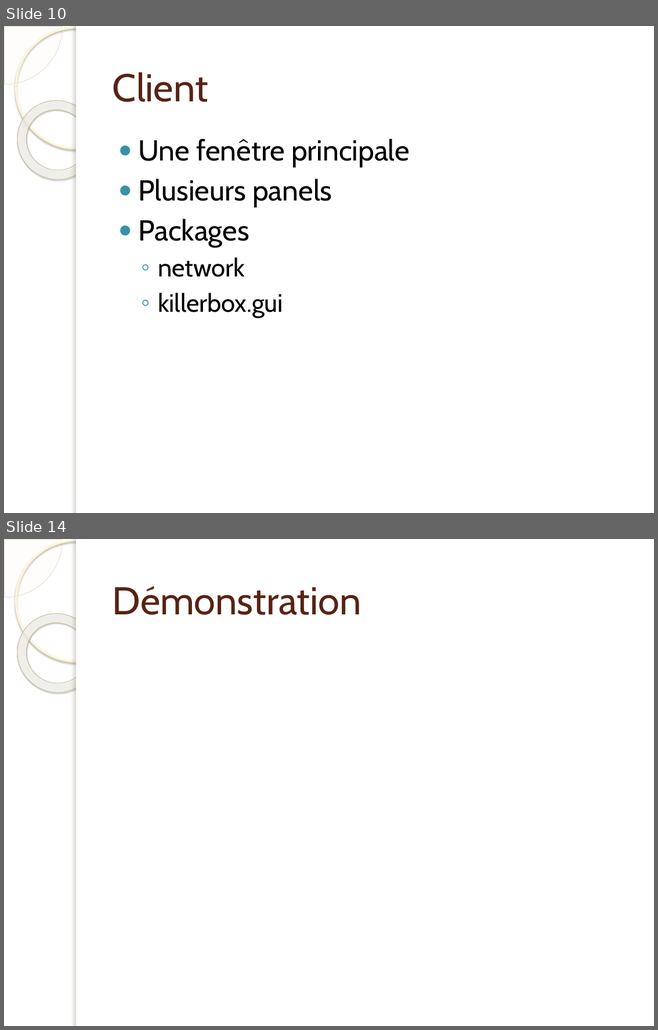
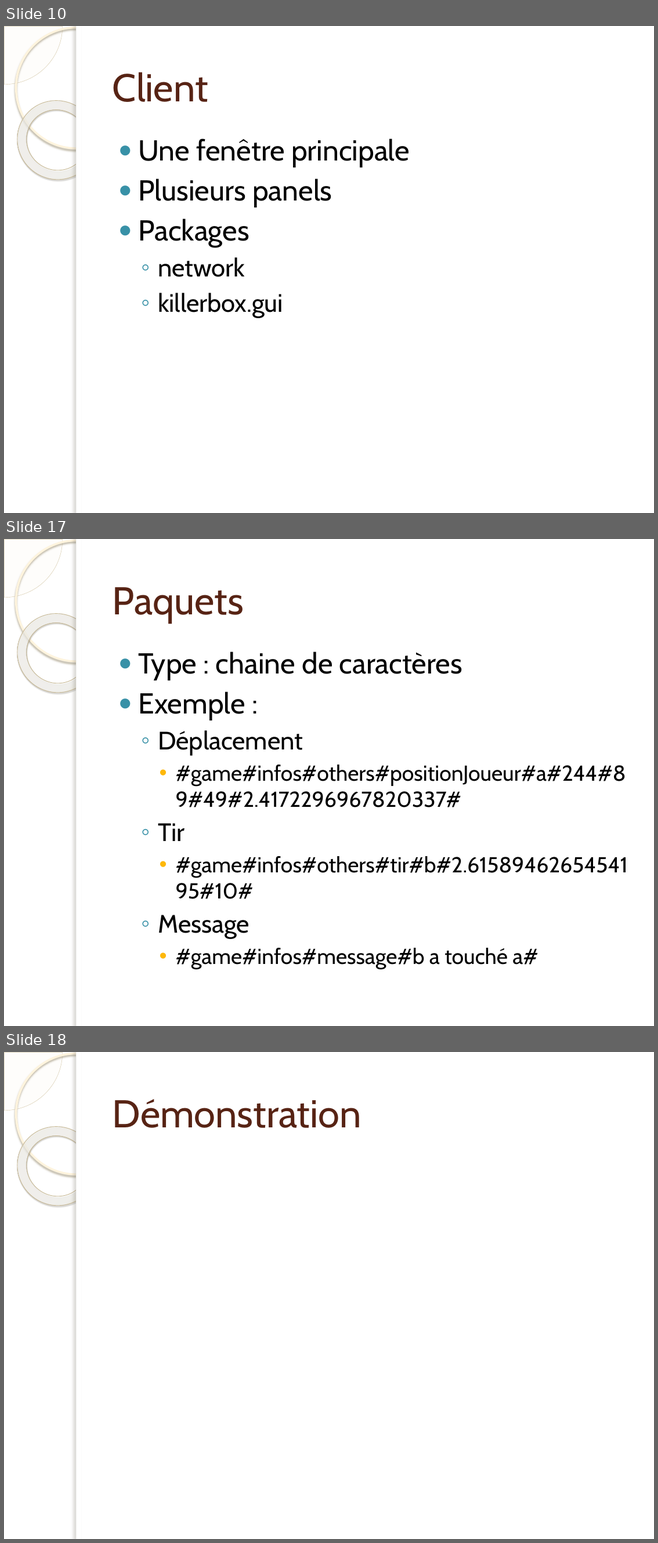
Before and after one commit to jonesbusy/killerbox, a slide deck: Documentation/presentation.pptx. Shown one above the other, each under a label of ours: slides 10 and 14 before the commit, slides 10, 17 and 18 after it; the slides between them are not shown. The pictures are 658x1030 and 658x1543 pixels, drawn with LibreOffice and Linux fonts; fonts in the diff are those of the drawing; background and template pictures are left out. Boxes give left, top, right and bottom in pixels: in the first picture for what was removed or moved away, otherwise in the second. Text is boxed around its words. In the diff, an @@ line names an element or a change of style, - is before the commit and + after.

```diff
--- a/Documentation/presentation.pptx
+++ b/Documentation/presentation.pptx
@@ slide 17 added at (x1=4, y1=539, x2=654, y2=1026), background picture (left out); not listed: 5 template elements that a slide beside it also shows @@
@@ title added at (x1=112, y1=587, x2=244, y2=623), 43 pt, text #572314 @@
+Paquets
@@ text added at (x1=139, y1=652, x2=628, y2=969), 24 pt, text #000000 @@
+● Type : chaine de caractères
+● Exemple :
+  ◦ Déplacement
+    • #game#infos#others#positionJoueur#a#244#89#49#2.4172296967820337#
+  ◦ Tir
+    • #game#infos#others#tir#b#2.6158946265454195#10#
+  ◦ Message
+    • #game#infos#message#b a touché a#
@@ what was slide 14 is now slide 18 @@
```
Also in this commit, not shown: 7 other slides added, 4 slides removed, 5 other files.
